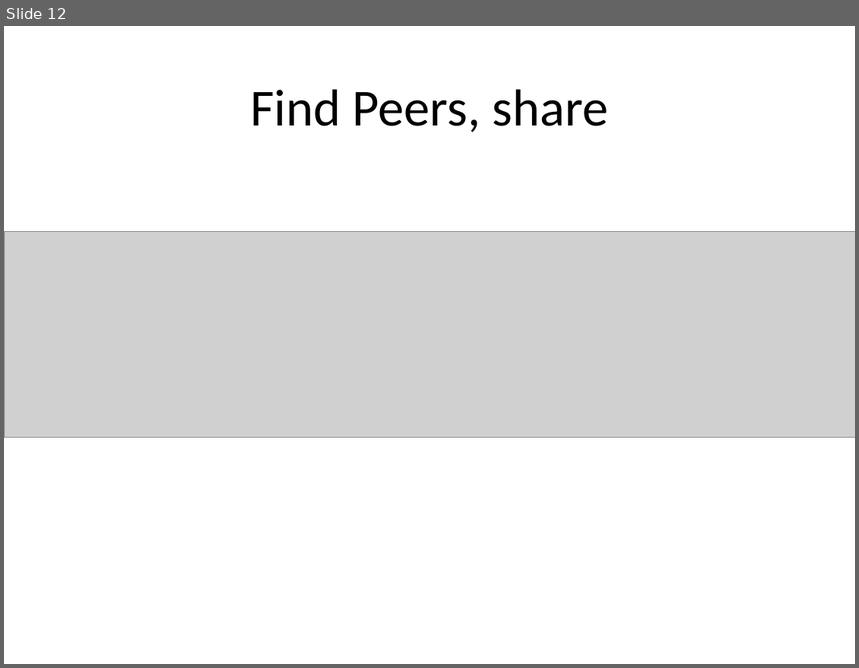
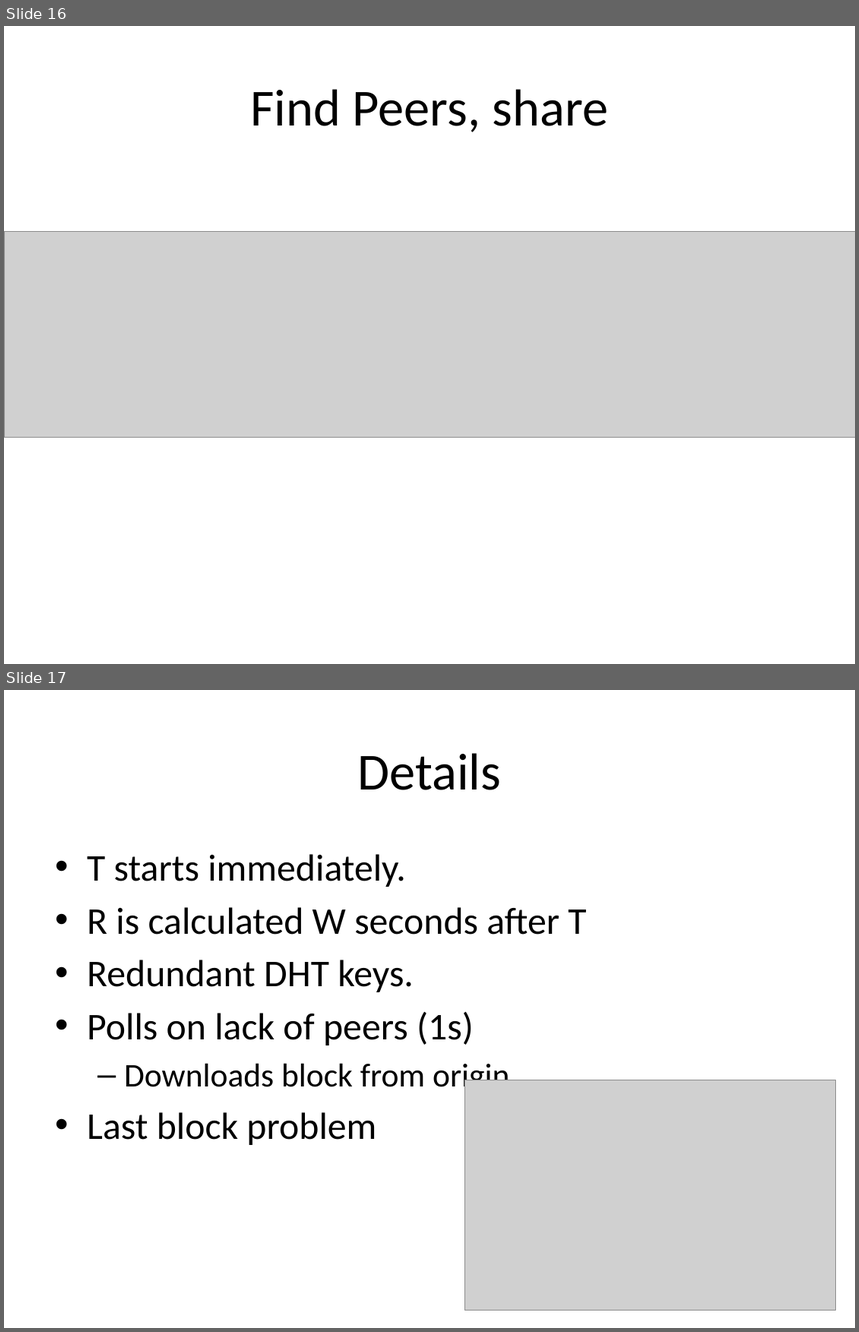
Before and after one commit to rdp/p2pwebclient, a slide deck: thesis_presentation/How to Make the Internet Faster.pptx. Shown one above the other, each under a label of ours: slide 12 before the commit, slides 16 and 17 after it. The pictures are 859x668 and 859x1332 pixels, drawn with LibreOffice and Linux fonts; fonts in the diff are those of the drawing; grey boxes stand for pictures. Boxes give left, top, right and bottom in pixels: in the first picture for what was removed or moved away, otherwise in the second. Text is boxed around its words. In the diff, an @@ line names an element or a change of style, - is before the commit and + after.

```diff
--- a/thesis_presentation/How to Make the Internet Faster.pptx
+++ b/thesis_presentation/How to Make the Internet Faster.pptx
@@ slide 17 added at [4, 690, 855, 1328], background #FFFFFF @@
@@ title added at [357, 753, 501, 790], 44 pt, text #000000 @@
+Details
@@ text added at [87, 854, 586, 1145], 32 pt, text #000000 @@
+• T starts immediately.
+• R is calculated W seconds after T
+• Redundant DHT keys.
+• Polls on lack of peers (1s)
+  – Downloads block from origin
+• Last block problem
@@ picture added at [465, 1080, 835, 1310] @@
@@ what was slide 12 is now slide 16 @@
```
Also in this commit, not shown: 7 slides changed, 7 other slides added, 1 slide removed, 2 other files.
